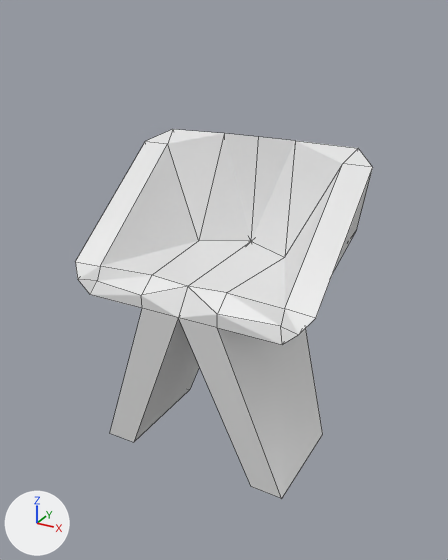
Renders of the Blender file ggj2021/Assets/3D/Props/chair/chair.blend from each side of a commit.
The view is the same before and after, from a 50 mm camera at (5.67, -9.57, 8.79) aimed at (0.05, 0.65, 3.68). The axes (+X, +Y, +Z) are drawn at lower left. The lights are the same throughout. Mesh edges are drawn as thin lines. The same objects are shown in both versions, whatever each file hides.

Script lines for the objects in view, before the commit:
```python
mat_material = principled_material('Material')
mat_material.base_color = (0.8, 0.8, 0.8)  # white #e7e7e7
mat_material.roughness = 0.4
me_cube = bpy.data.meshes.new('Cube')
me_cube.from_pydata(...)  # 53 vertices, 60 faces; spans x -2.58..2.58, y -1.0..2.25, z -0.01..6.32
me_cube.materials.append(mat_material)  # white #e7e7e7
ob_chair = bpy.data.objects.new('chair', me_cube)
ob_chair.location = (0.0, 0.0, 0.0)
```
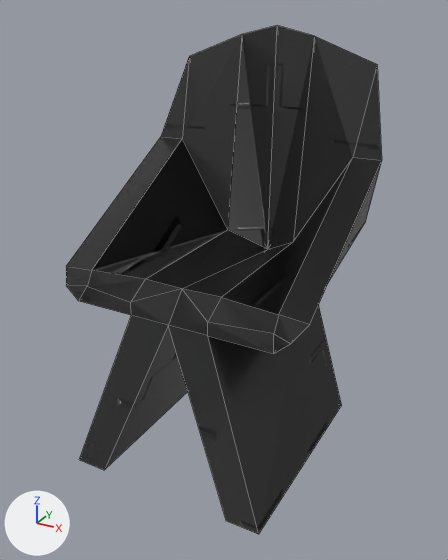
Commit message: restored chair

Scene script edits in JSON lines:
```json
{"op": "add", "block": "img_light", "code": ["img_light = load_image('light', 'light.png', 1024, 1024, 'sRGB')"]}
{"op": "add", "block": "img_normal", "code": ["img_normal = load_image('normal', 'normal.png', 2048, 2048, 'sRGB')"]}
{"block": "mat_material", "change": "nodes: BsdfPrincipled, OutputMaterial"}
{"block": "mat_material", "change": "nodes: BsdfPrincipled, Mapping, Math, NormalMap, OutputMaterial, TexCoord, TexImage x2"}
{"block": "mat_material", "change": "colours: black #2a2a2a, cyan #7fe4ff"}
{"block": "mat_material", "change": "uses the picture img_light"}
{"block": "mat_material", "change": "uses the picture img_normal"}
{"block": "me_cube", "where": "# used by ob_chair; location = (0.0, 0.0, 0.0)"}
{"op": "remove", "block": "me_cube", "code": "me_cube.from_pydata(...)  # 53 vertices, 60 faces; spans x -2.58..2.58, y -1.0..2.25, z -0.01..6.32"}
{"op": "add", "block": "me_cube", "code": "me_cube.from_pydata(...)  # 53 vertices, 62 faces; spans x -2.58..2.58, y -1.34..2.68, z -0.01..8.45"}
{"block": "me_cube", "change": "me_cube part 1"}
{"block": "me_cube", "change": "1 vertex is removed from x 0.0, y 2.25, z 6.32"}
{"block": "me_cube", "change": "5 faces are deleted"}
{"block": "me_cube", "change": "4 vertices in x -2.12..2.12, y -0.76, z -0.01 move by (0.0, -0.58, 0.0)"}
{"block": "me_cube", "change": "15 vertices move from x -2.14..2.14, y -0.65..2.25, z -0.01..6.32 to x -2.14..2.14, y -0.65..2.68, z -0.01..8.27"}
{"block": "me_cube", "change": "1 vertex is added at (0.0, 2.25, 8.45)"}
{"block": "me_cube", "change": "7 new faces join them"}
{"block": "me_cube", "change": "me_cube part 2: 55 kept faces spanning x -2.58..2.58, y -1.34..2.68, z -0.01..8.27 get new texture (UV) coordinates"}
{"op": "set", "path": "ob_chair.scale", "old": "(1.0, 1.0, 1.0)", "new": "(1.0, 1.34, 1.0)"}
```

Boxes (x1, y1, x2, y2) around the edits, measured in the pictures (448 x 560 px; the box of a moved part takes in the faces that stretch with it):
```json
{"object": "chair", "change": "surface changed, reshaped, rescaled", "before": [75, 129, 373, 498], "after": [66, 26, 382, 534], "on screen": "white to black, 6% wider, 38% taller"}
{"part": 1, "of": "me_cube", "change": "moved or reshaped", "before": [100, 129, 372, 498], "after": [79, 26, 382, 534]}
{"part": 2, "of": "me_cube", "change": "surface changed", "before": [75, 141, 373, 345], "after": [66, 137, 382, 354], "on screen": "white to black"}
```
